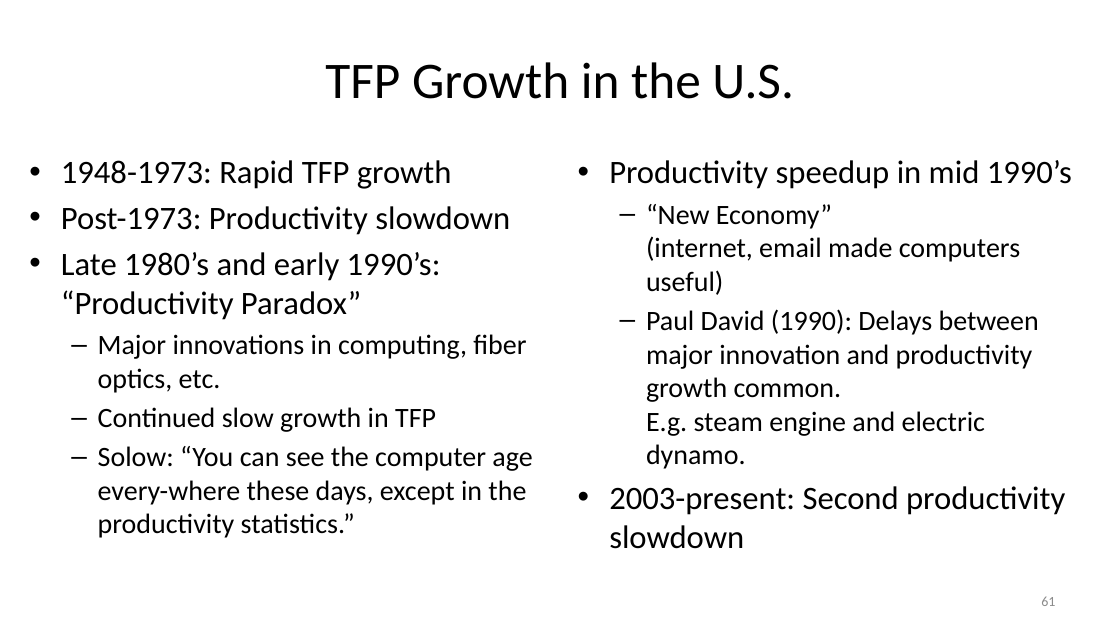
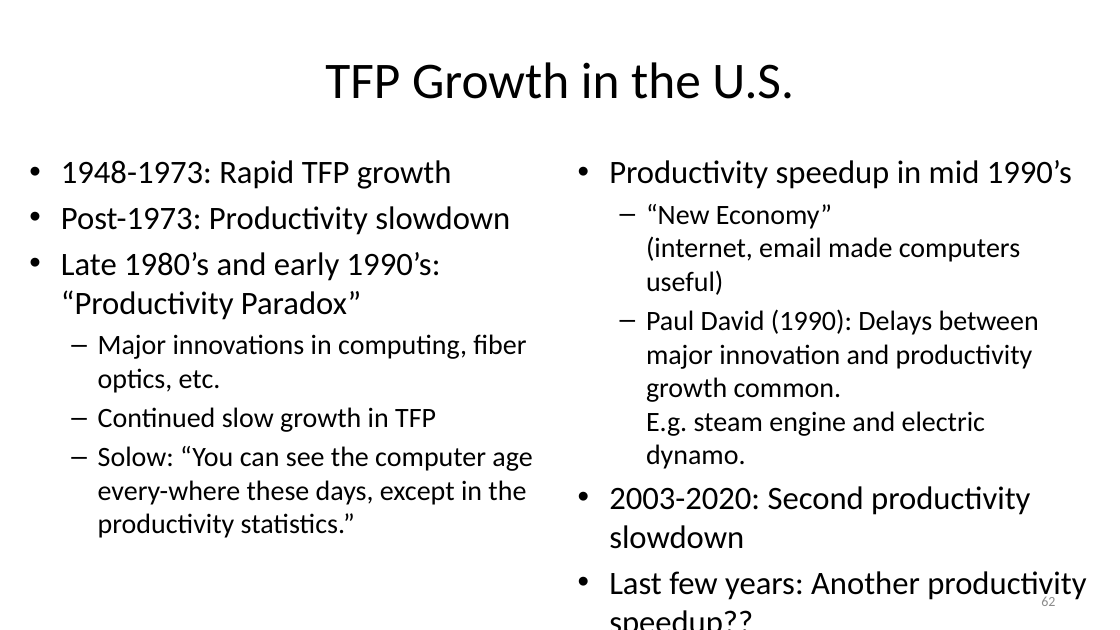
Before and after one commit to jonsteinsson/jonsteinsson.github.io, a slide deck: slide 62 of static/teaching/Lecture07Solow.pptx (slide 61 before the commit). Drawn at 1120x630 pixels with LibreOffice and Linux fonts; fonts in the diff are those of the drawing. Boxes give left, top, right and bottom in pixels: in the first picture for what was removed or moved away, otherwise in the second. Text is boxed around its words. In the diff, an @@ line names an element or a change of style, - is before the commit and + after.

```diff
--- a/static/teaching/Lecture07Solow.pptx
+++ b/static/teaching/Lecture07Solow.pptx
@@ text at bbox=[609, 486, 1086, 603]: text changed @@
-• 2003-present: Second productivity slowdown
+• 2003-2020: Second productivity slowdown
+• Last few years: Another productivity speedup??
@@ page number at bbox=[1041, 597, 1055, 606]: text changed @@
-61
+62
```
Also in this commit, not shown: 3 other slides changed, 2 slides added, 1 slide removed, 17 other files.
